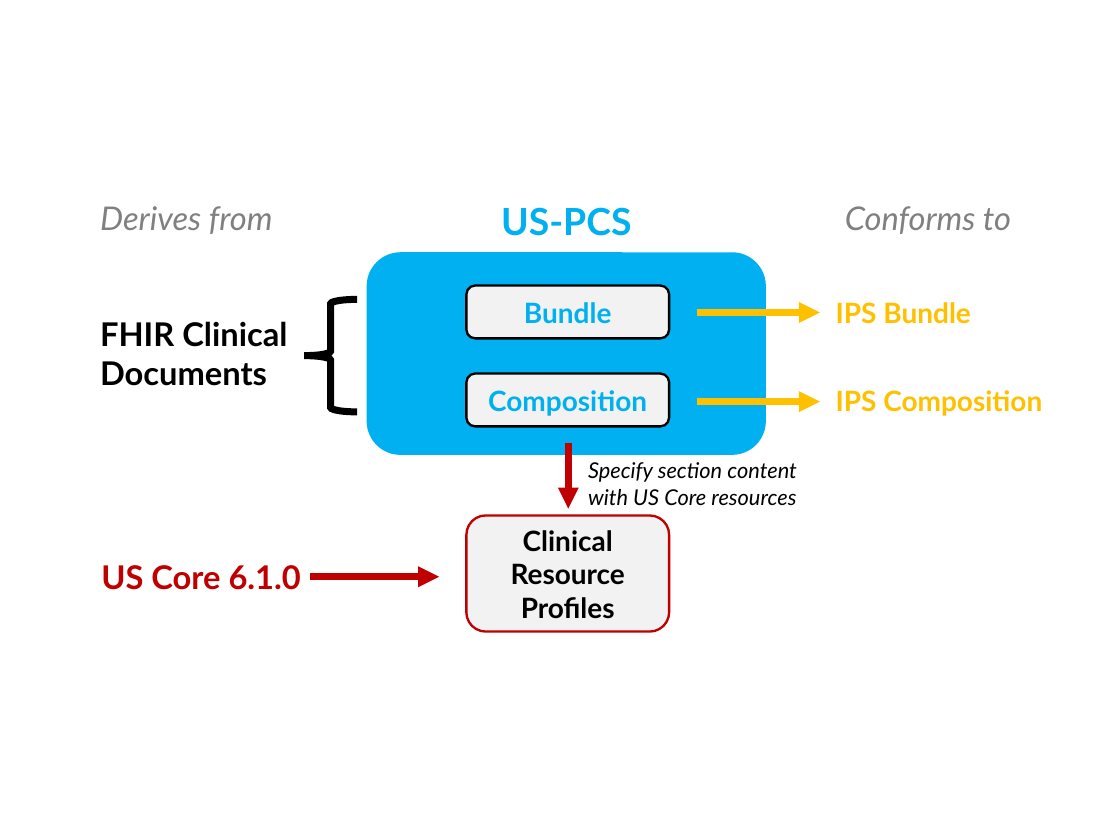
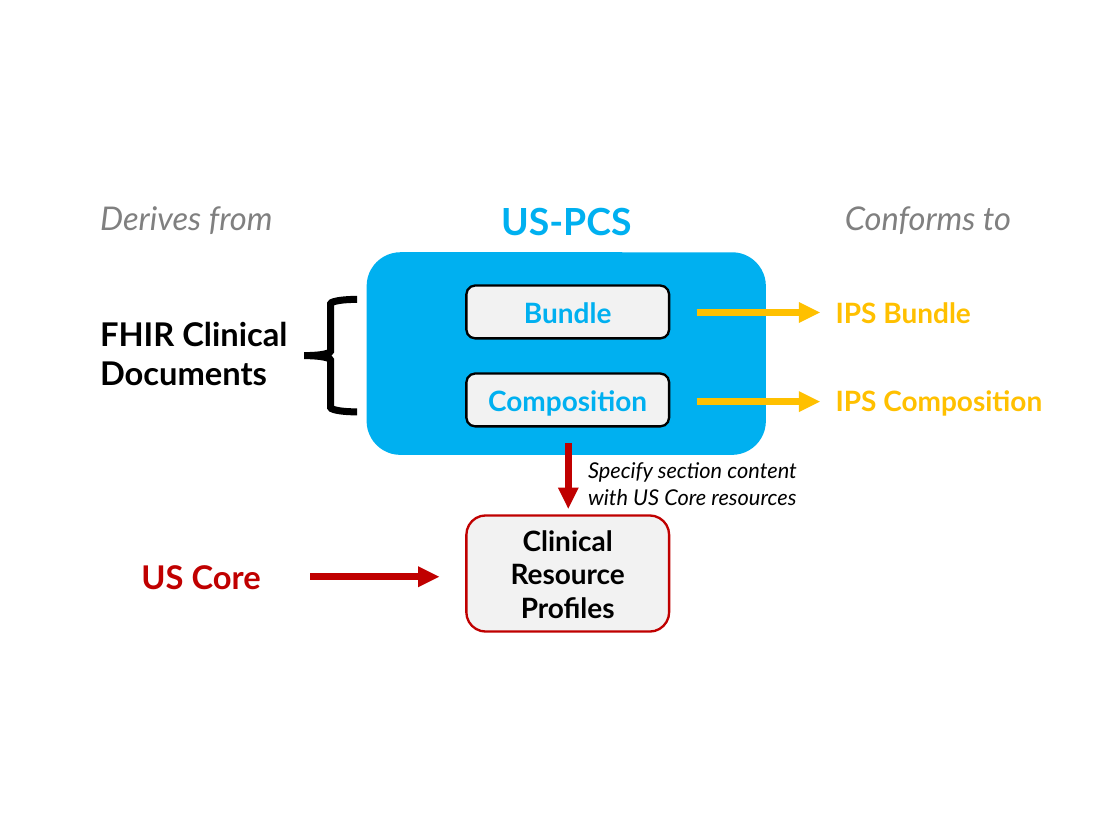
Before and after one commit to HL7/us-fhir-ps, a slide deck: slide 3 of US-PCS ballot images 2026.pptx. Drawn at 1120x840 pixels with LibreOffice and Linux fonts; fonts in the diff are those of the drawing. Boxes give left, top, right and bottom in pixels: in the first picture for what was removed or moved away, otherwise in the second. Text is boxed around its words. In the diff, an @@ line names an element or a change of style, - is before the commit and + after.

Commit message:
FHIR-57959 and FHIR-57087 Links to US Core

```diff
--- a/US-PCS ballot images 2026.pptx
+++ b/US-PCS ballot images 2026.pptx
@@ text at <box>141,565,261,590</box>: text changed @@
-US Core 6.1.0
+US Core
```
Also in this commit, not shown: 8 other files.
